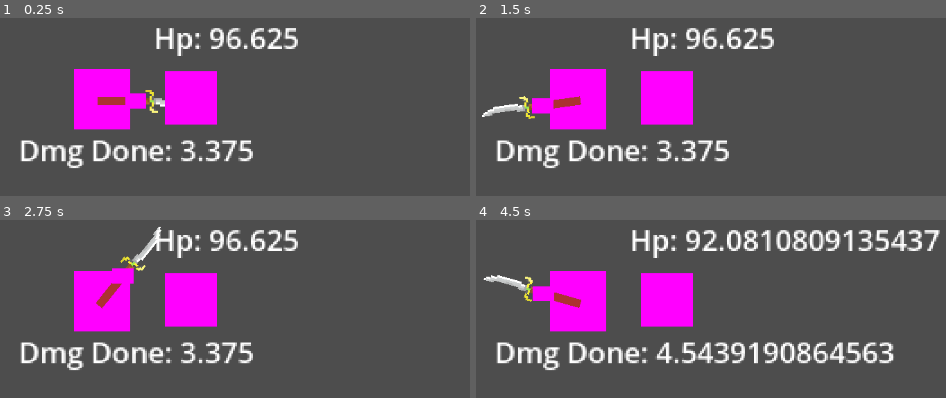
Above: before the commit, frames 1-4 (two rows, left to right).
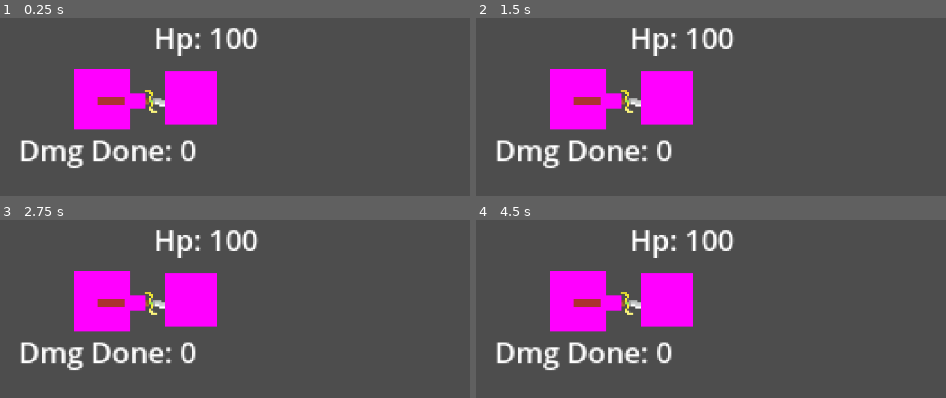
Above: after the commit, the same moments.

Repository: JohnathanRH/Boss-Rush-Game-Jam-25
Game: Godot game, scene res://tscn/test.tscn
Two runs of this game, one before a commit and one after it. Both use one fixed random seed, a clock stepped at 60 frames per second and the inputs below. The project has no main scene, so this scene is started directly.
Inputs (mouse positions are in pixels of both pictures, inside the frame that each line leads up to):
- Up to frame 1 (0.25 s): no input
- Up to frame 2 (1.5 s): tap Enter at 0.5 s; move the mouse to (739, 108) at 0.52 s; click (739, 108) at 0.67 s; tap Space at 1.25 s; move the mouse to (outside the picture) at 1.27 s; click (outside the picture) at 1.42 s
- Up to frame 3 (2.75 s): tap Enter at 2 s; move the mouse to (164, 234) at 2.02 s; click (164, 234) at 2.17 s
- Up to frame 4 (4.5 s): tap Space at 2.75, 4.25 s; move the mouse to (outside the picture) at 2.77 s; click (outside the picture) at 2.92 s; tap Enter at 3.5 s; move the mouse to (outside the picture) at 3.52 s; click (outside the picture) at 3.67 s; move the mouse to (outside the picture) at 4.27 s; click (outside the picture) at 4.42 s

The runs differ from the first frame. In frame 1, 2.3% of the frame differs, in the area x 26-64%, y 5-81%; in frame 2, 4.0%; in frame 3, 3.7%; in frame 4, 8.8%, in the area x 1-99%, y 5-81%.

Commit message:
Ye
Very smooth arm movement, something ur mother knows very well

Diff:
--- a/spin/project.godot
+++ b/spin/project.godot
@@ -14,6 +14,19 @@
 config/features=PackedStringArray("4.3", "GL Compatibility")
 config/icon="res://icon.svg"
 
+[input]
+
+dbg_downward={
+"deadzone": 0.5,
+"events": [Object(InputEventKey,"resource_local_to_scene":false,"resource_name":"","device":-1,"window_id":0,"alt_pressed":false,"shift_pressed":false,"ctrl_pressed":false,"meta_pressed":false,"pressed":false,"keycode":0,"physical_keycode":4194322,"key_label":0,"unicode":0,"location":0,"echo":false,"script":null)
+]
+}
+dbg_upward={
+"deadzone": 0.5,
+"events": [Object(InputEventKey,"resource_local_to_scene":false,"resource_name":"","device":-1,"window_id":0,"alt_pressed":false,"shift_pressed":false,"ctrl_pressed":false,"meta_pressed":false,"pressed":false,"keycode":0,"physical_keycode":4194320,"key_label":0,"unicode":0,"location":0,"echo":false,"script":null)
+]
+}
+
 [rendering]
 
 textures/canvas_textures/default_texture_filter=0
--- a/spin/tscn/player.tscn
+++ b/spin/tscn/player.tscn
@@ -8,9 +8,6 @@
 
 @export var mult : float
 @export var baseDam := 5.0
-
-func _process(delta: float) -> void:
-	print(get_process_delta_time())
 "
 
 [sub_resource type="PlaceholderTexture2D" id="PlaceholderTexture2D_wxms7"]
@@ -24,14 +21,7 @@
 @onready var prevPos : Vector2
 
 func _physics_process(delta: float) -> void:
-	var mpos = get_global_mouse_position()
-	var radius = 50
-	var theta = atan2(mpos.y,mpos.x)
-	position = Vector2(arm.position.x+radius*cos(theta), arm.position.y+radius*sin(theta))
-	rotation = atan2(mpos.y,mpos.x)
-	var length = position-prevPos
-	player.mult = abs((length.x+length.y)/40)
-	#print(player.mult)
+	pass
 
 func _on_velocity_sim_timeout() -> void:
 	prevPos = position
@@ -45,11 +35,41 @@
 script/source = "extends Sprite2D
 
 #@export var arm : Node2D
+@export var angular_velocity : float = TAU * 2
+@export var max_speed := 2.0
+@export var deceleration := 0.8
+@export var acceleration := 1.01
+@export var slide := 0.08
+var direction = 0
+var theta = 0
+var prev_theta = 0
 
 func _physics_process(delta: float) -> void:
 	var mpos = get_global_mouse_position()
-	rotation = atan2(mpos.y,mpos.x)
+	if Input.is_action_pressed(\"dbg_downward\"):
+		direction = clamp(direction+slide, -1, 1)
+		print(direction)
+	elif Input.is_action_pressed(\"dbg_upward\"):
+		direction = clamp(direction-slide, -1, 1)
+		print(direction)
+	if (Input.is_action_just_pressed(\"dbg_downward\") or Input.is_action_just_pressed(\"dbg_upward\")) and angular_velocity <= 0.1:
+		angular_velocity = 0.1
+	if Input.is_action_pressed(\"dbg_downward\") or Input.is_action_pressed(\"dbg_upward\"):
+		angular_velocity = clamp(angular_velocity*acceleration, 0, max_speed)
+	else:
+		angular_velocity = clamp(angular_velocity*deceleration, 0, max_speed)
+	rotation += (angular_velocity*delta) * direction
 
+func _unhandled_input(event: InputEvent) -> void:
+	pass
+	#if event is InputEventMouseButton:
+		#if event.button_index == MOUSE_BUTTON_WHEEL_UP:
+			#print(\"velocity -\")
+		#elif event.button_index == MOUSE_BUTTON_WHEEL_DOWN:
+			#print(\"velocity +\")
+
+func _on_velocity_sim_timeout() -> void:
+	prev_theta = rotation
 "
 
 [sub_resource type="GDScript" id="GDScript_rcyof"]
@@ -67,6 +87,7 @@
 [sub_resource type="PlaceholderTexture2D" id="PlaceholderTexture2D_kpbnw"]
 
 [node name="CharacterBody2D" type="CharacterBody2D"]
+slide_on_ceiling = false
 script = SubResource("GDScript_je7ld")
 
 [node name="Sprites" type="Node2D" parent="."]
@@ -100,6 +121,10 @@
 texture = ExtResource("2_h0km1")
 offset = Vector2(13, 0)
 script = SubResource("GDScript_pmd5a")
+angular_velocity = 10.0
+max_speed = 16.0
+deceleration = 0.9
+acceleration = 1.102
 
 [node name="Line2D" type="Line2D" parent="Sprites/ArmPlaceholder"]
 visible = false
@@ -120,3 +145,4 @@
 texture = SubResource("PlaceholderTexture2D_kpbnw")
 
 [connection signal="timeout" from="Sprites/OnHand/velocitySim" to="Sprites/OnHand" method="_on_velocity_sim_timeout"]
+[connection signal="timeout" from="Sprites/OnHand/velocitySim" to="Sprites/ArmPlaceholder" method="_on_velocity_sim_timeout"]
